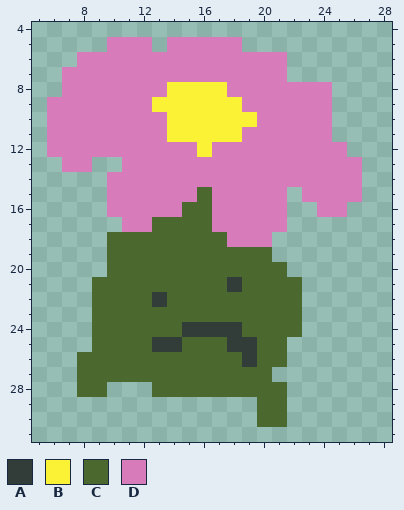
Edited in one commit: pixel-art sprite (Assets/Art/FlowerEnemy/FlowerEnemyMove/FlowerEnemyMove3.png). That is the earlier state.
The file is 32x32 pixels. Shown: x 5..28, y 4..31.
Palette (. is transparent): A #323c39  B #fbf236  C #4b692f  D #d77bba
Pixels before, first column x 6:
 5 ....DDD.DDDDD........
 6 ..DDDDDDDDDDDDDD.....
 7 .DDDDDDDDDDDDDDD.....
 8 .DDDDDDDBBBBDDDDDDD..
 9 DDDDDDDBBBBBBDDDDDD..
10 DDDDDDDDBBBBBBDDDDD..
11 DDDDDDDDBBBBBDDDDDD..
12 DDDDDDDDDDBDDDDDDDDD.
13 .DD..DDDDDDDDDDDDDDDD
14 ....DDDDDDDDDDDDDDDDD
15 ....DDDDDDCDDDDD.DDDD
16 ....DDDDDCCDDDDD..DD.
17 .....DDCCCCDDDDD.....
18 ....CCCCCCCCDDD......
19 ....CCCCCCCCCCC......
20 ....CCCCCCCCCCCC.....
21 ...CCCCCCCCCACCCC....
22 ...CCCCACCCCCCCCC....
23 ...CCCCCCCCCCCCCC....
24 ...CCCCCCAAAACCCC....
25 ...CCCCAACCCAACC.....
26 ..CCCCCCCCCCCACC.....
27 ..CCCCCCCCCCCCC......
28 ..CC...CCCCCCCCC.....
29 ..............CC.....
30 ..............CC.....
After the commit:
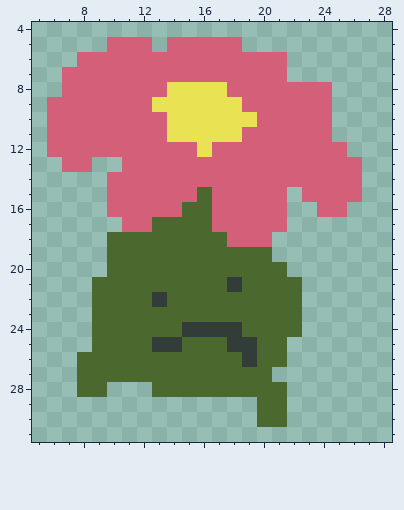
The edit:
Colour B changes from #fbf236 to #e9e252.
Colour D changes from #d77bba to #d36078.
Pixel boxes of the changes (left, top, right, bottom) in both pictures:
changed: (47, 37, 362, 247)
